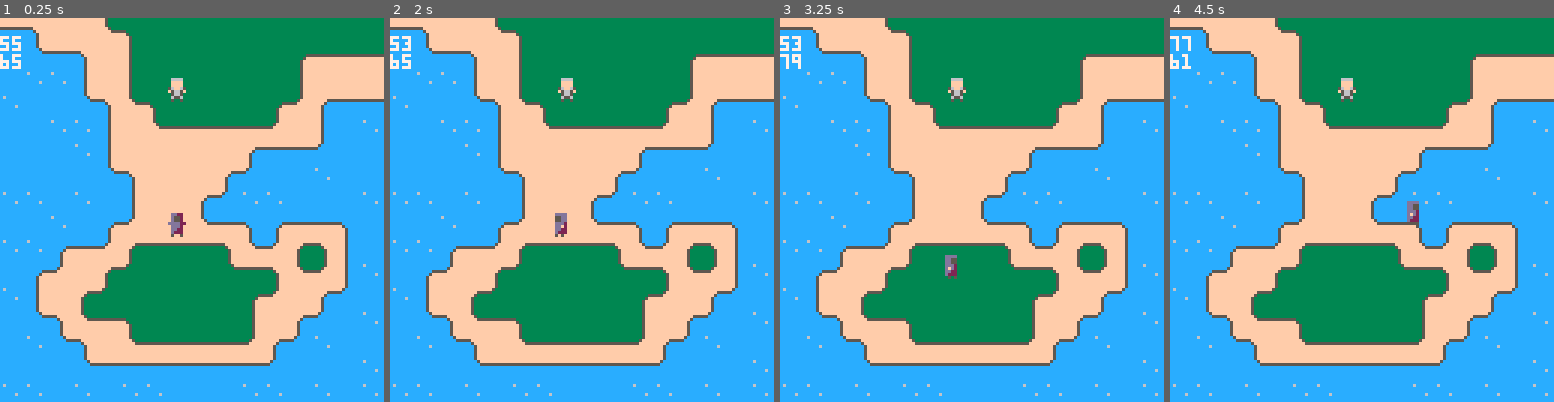
Above: before the commit, frames 1-4 (left to right).
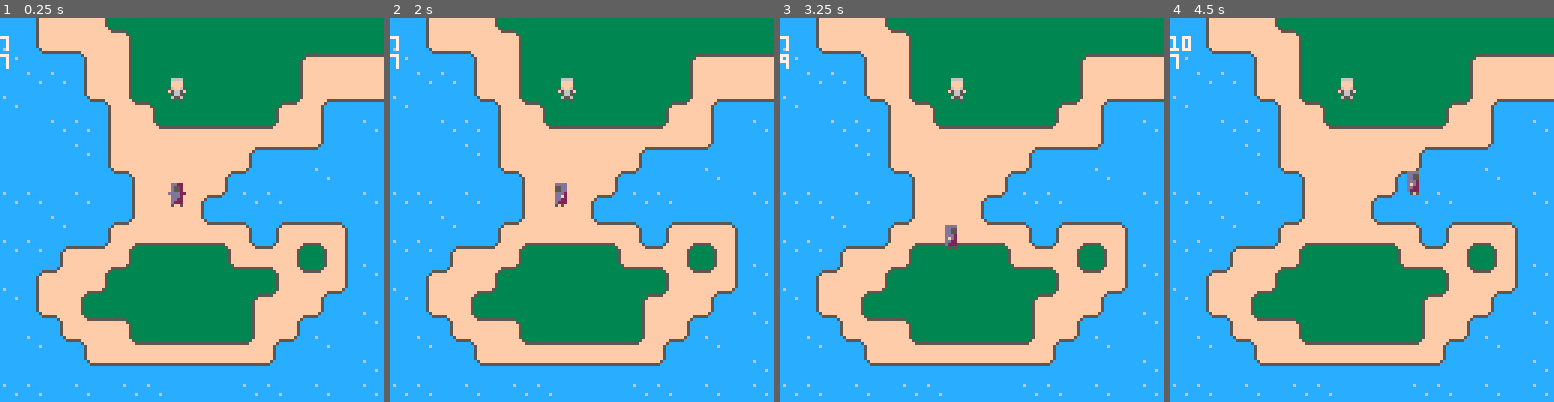
Above: after the commit, the same moments.

Repository: gutsuv/TAP-project
Game: PICO-8 cartridge test.p8
Same seed, same stepped clock (60 frames per second), same inputs: the game is played once before the commit and once after it.
Inputs:
- Up to frame 1 (0.25 s): no input
- Up to frame 2 (2 s): tap O (Z key) at 0.33, 0.7, 1.43 s; tap X (X key) at 1.07 s; hold Left from 1.97 s (still down)
- Up to frame 3 (3.25 s): tap X (X key) every 0.33 s from 2.07 to 3.07 s; tap O (Z key) at 2.22, 3.1 s; release Left at 2.37 s; hold Down 2.42-2.82 s; hold Right from 2.87 s (still down)
- Up to frame 4 (4.5 s): tap X (X key) every 0.33 s from 3.4 to 4.4 s; release Right at 3.53 s; hold Up 3.58-4.08 s; tap O (Z key) at 3.98 s; hold Right from 4.13 s (still down)

The runs differ from the first frame. In frame 1, 1.0% of the frame differs, in the area x 0-49%, y 0-58%; in frame 2, 0.9%; in frame 3, 0.9%; in frame 4, 0.9%.

Commit message:
many test changes

Diff:
--- a/test.p8
+++ b/test.p8
@@ -3,7 +3,7 @@
 __lua__
 player = {}
 	player.x = 55
-	player.y = 65
+	player.y = 55
 	player.sprite = 1
 	player.speed = 1.2
 	player.moving = false
@@ -155,8 +155,8 @@
 	spr(npc.sprite, npc.x, npc.y)
 	spr(player.sprite, player.x, player.y)
 
-	print(flr(player.x),0,6,7)
-	print(flr(player.y),0,12,7)
+	print(ceil(player.x / 8), 0, 6, 7)
+	print(ceil(player.y / 8), 0, 12, 7)
 end
 
 
@@ -255,11 +255,11 @@
 41414141414141414141414141414141414141414141414141414141414141414141414141414141414141414141414141414141414141414141414141414141
 41414141414141414141414141414141414141414141414141414141414141414141414141414141000000004141004100000000410000004141414141414141
 41414141414141414141414141414141414141414141414141414141414141414141414141414141414141414141414141414141414141414141414141414141
-63638292a39191919191919191919191414141414141414141414141414141414141414141414141000000004100410000000000000000004141414141414141
-41414141414141414141414141414141414141414141414141414141414141414141414141414141414141414141414141414141414141414141414141414141
-6070636382a391919191919191919191414141414141414141414141414141414141414141414141000000004100000000000000000041004141414141414141
-41414141414141414141414141414141414141414141414141414141414141414141414141414141414141414141414141414141414141414141414141414141
-61b36070638191919191919193929292414141414141414141414141414141414141414141414141000000000000000000000000410041414141414141414141
+41414141414141414141414141414141414141414141414141414141414141414141414141414141000000004100410000000000000000004141414141414141
+41414141414141414141414141414141414141414141414141414141414141414141414141414141414141414141414141414141414141414141414141414141
+6171636382a391919191919191919191414141414141414141414141414141414141414141414141000000004100000000000000000041004141414141414141
+41414141414141414141414141414141414141414141414141414141414141414141414141414141414141414141414141414141414141414141414141414141
+e1b36070638191919191919193929292414141414141414141414141414141414141414141414141000000000000000000000000410041414141414141414141
 41414141414141414141414141414141414141414141414141414141414141414141414141414141414141414141414141414141414141414141414141414141
 61e1e1715381919191919191a1535353414141414141414141414141414141414141414141414141000000000041414141414100410000004141414141414141
 41414141414141414141414141414141414141414141414141414141414141414141414141414141414141414141414141414141414141414141414141414141
@@ -290,25 +290,25 @@
 e1e161e161e1e1616161e1e161e161e1414141414141414141414141414141414141414141414141000000000000000000000000000000004141414141414141
 41414141414141414141414141414141414141414141414141414141414141414141414141414141414141414141414141414141414141410000000000000000
 __gff__
-0000000000000000000000000000000000000000000001000000000000000000000000000000000000000000000000000000000000000000000000000000000000000000000000000000000000000000000000000000000000000000000000000000000000000000000000000000000000000000000000000000000000000000
+0000000000000000000000000000000000000000000003000000000000000300000000000000000000000000000000000000000000000000000000000000000000000000000000000000000000000000000000000000000000000000000000000000000000000000000000000000000000000000000000000000000000000000
 0000000000000000000000000000000000000000000000000000000000000000000000000000000000000000000000000000000000000000000000000000000000000000000000000000000000000000000000000000000000000000000000000000000000000000000000000000000000000000000000000000000000000000
 __map__
 1414141414141414141414141414141414141414141414141414141414141414141414141414141414141414141414141414141414141414141414141414140000000000000000000000000000000000000000000000000000000000000000000000000000000000000000000000000000000000000000000000000000000000
 1414141414141414141414141414141414141414141414141414141414141414141414141414141414141414141414141414141414141414141414141414140014141414141414141414141414141414141414141414141414141414141414141414141414141414141414141414141414141414141414141414141414141414
-1414141414141414141414141414141414141414141414141414141414141414141414141414141414141414141414141414141414141414141414141414140014141414141414141414141414141414141414141414141414141414141414141414141414141414141414141414141414141414141414141414141414141414
-1414141414141414141414141414141414141414141414141414141414141414141414141414141414141414141414141414141414141414141414141414140014141414141414141414141414141414141414141414141414141414141414141414141414141414141414141414141414141414141414141414141414141414
-1414141414141414141414141414141414141414141414141414141414141414141414141414141414141414141414141414141414141414141414141414140014141414141414141414141414141414141414141414141414141414141414141414141414141414141414141414141414141414141414141414141414141414
-1414141414141414141414141414141414141414141414141414141414141414141414141414141414141414141414141414141414141414141414141414140014141414141414141414141414141414141414141414141414141414141414141414141414141414141414141414141414141414141414141414141414141414
-1414141414141414141414141414141414141414141414141414141414141414141414141414141414141414141414141414141414141414141414141414140014141414141414141414141414141414141414141414141414141414141414141414141414141414141414141414141414141414141414141414141414141414
-1414141414141414141414141414141414141414141414141414141414141414141414141414141414141414141414141414141414141414141414141414140014141414141414141414141414141414141414141414141414141414141414141414141414141414141414141414141414141414141414141414141414141414
-1414141414141414141414141414141414141414141414141414141414141414141414141414141414141414141414141414141414141414141414141414140014141414141414141414141414141414141414141414141414141414141414141414141414141414141414141414141414141414141414141414141414141414
-1414141414141414141414141414141414141414141414141414141414141414141414141414141414141414141414141414141414141414141414141414140014141414141414141414141414141414141414141414141414141414141414141414141414141414141414141414141414141414141414141414141414141414
-1414141414141414141414141414141414141414141414141414141414141414141414141414141414141414141414141414141414141414141414141414140014141414141414141414141414141414141414141414141414141414141414141414141414141414141414141414141414141414141414141414141414141414
-1414141414141414141414141414141414141414141414141414141414141414141414141414141414141414141414141414141414141414141414141414140014141414141414141414141414141414141414141414141414141414141414141414141414141414141414141414141414141414141414141414141414141414
-1414141414141414141414141414141414141414141414141414141414141414141414141414141414141414141414141414141414141414141414141414140014141414141414141414141414141414141414141414141414141414141414141414141414141414141414141414141414141414141414141414141414141414
-1414141414141414141414141414141414141414141414141414141414141414141414141414141414141414141414141414141414141414141414141414140014141414141414141414141414141414141414141414141414141414141414141414141414141414141414141414141414141414141414141414141414141414
-1414141414141414141414141414141414141414141414141414141414141414141414141414141414141414141414141414141414141414141414141414140014141414141414141414141414141414141414141414141414141414141414141414141414141414141414141414141414141414141414141414141414141414
-1414141414141414141414141414141414141414141414141414141414141414141414141414141414141414141414141414141414141414141414141414140014141414141414141414141414141414141414141414141414141414141414141414141414141414141414141414141414141414141414141414141414141414
+1414141414141414141919191919191919191919141414141414141414141414141414141414141414141414141414141414141414141414141414141414140014141414141414141414141414141414141414141414141414141414141414141414141414141414141414141414141414141414141414141414141414141414
+1414141414141919191919191919191919191919191914141414141414141414141414141414141414141414141414141414141414141414141414141414140014141414141414141414141414141414141414141414141414141414141414141414141414141414141414141414141414141414141414141414141414141414
+1414141919191919191919191919191919191919191919141414141414141414141414141414141414141414141414141414141414141414141414141414140014141414141414141414141414141414141414141414141414141414141414141414141414141414141414141414141414141414141414141414141414141414
+1414141919191919191919191919191919191919191919191414141414141414141414141414141414141414141414141414141414141414141414141414140014141414141414141414141414141414141414141414141414141414141414141414141414141414141414141414141414141414141414141414141414141414
+1414141919191919191919191919191919191919191919191414141414141414141414141414141414141414141414141414141414141414141414141414140014141414141414141414141414141414141414141414141414141414141414141414141414141414141414141414141414141414141414141414141414141414
+1414191919191919191919191919191919191919191919191414141414141414141414141414141414141414141414141414141414141414141414141414140014141414141414141414141414141414141414141414141414141414141414141414141414141414141414141414141414141414141414141414141414141414
+1414191919191919191919191919191919191919191919191414141414141414141414141414141414141414141414141414141414141414141414141414140014141414141414141414141414141414141414141414141414141414141414141414141414141414141414141414141414141414141414141414141414141414
+1419191919191919191919191919191919191919191919191914141414141414141414141414141414141414141414141414141414141414141414141414140014141414141414141414141414141414141414141414141414141414141414141414141414141414141414141414141414141414141414141414141414141414
+1919191919191919191919191919191919191919191919191914141414141414141414141414141414141414141414141414141414141414141414141414140014141414141414141414141414141414141414141414141414141414141414141414141414141414141414141414141414141414141414141414141414141414
+1919191919191919191919191919191919191919191919191414141414141414141414141414141414141414141414141414141414141414141414141414140014141414141414141414141414141414141414141414141414141414141414141414141414141414141414141414141414141414141414141414141414141414
+1419191919191919191919191919191919191919191919191414141414141414141414141414141414141414141414141414141414141414141414141414140014141414141414141414141414141414141414141414141414141414141414141414141414141414141414141414141414141414141414141414141414141414
+1414191919191919191919191919191919191919191919141414141414141414141414141414141414141414141414141414141414141414141414141414140014141414141414141414141414141414141414141414141414141414141414141414141414141414141414141414141414141414141414141414141414141414
+1414141919191919191919191919191919191919191414141414141414141414141414141414141414141414141414141414141414141414141414141414140014141414141414141414141414141414141414141414141414141414141414141414141414141414141414141414141414141414141414141414141414141414
+1414141419191919191919191919191919191919141414141414141414141414141414141414141414141414141414141414141414141414141414141414140014141414141414141414141414141414141414141414141414141414141414141414141414141414141414141414141414141414141414141414141414141414
 1414141414141414141414141414141414141414141414141414141414141414141414141414141414141414141414141414141414141414141414141414140014141414141414141414141414141414141414141414141414141414141414141414141414141414141414141414141414141414141414141414141414141414
 1414141414141414141414141414141414141414141414141414141414141414141414141414141414141414141414141414141414141414141414141414140014141414141414141414141414141414141414141414141414141414141414141414141414141414141414141414141414141414141414141414141414141414
 1414141414141414141414141414141414141414141414141414141414141414141414141414141414141414141414141414141414141414141414141414140014141414141414141414141414141414141414141414141414141414141414141414141414141414141414141414141414141414141414141414141414141414
